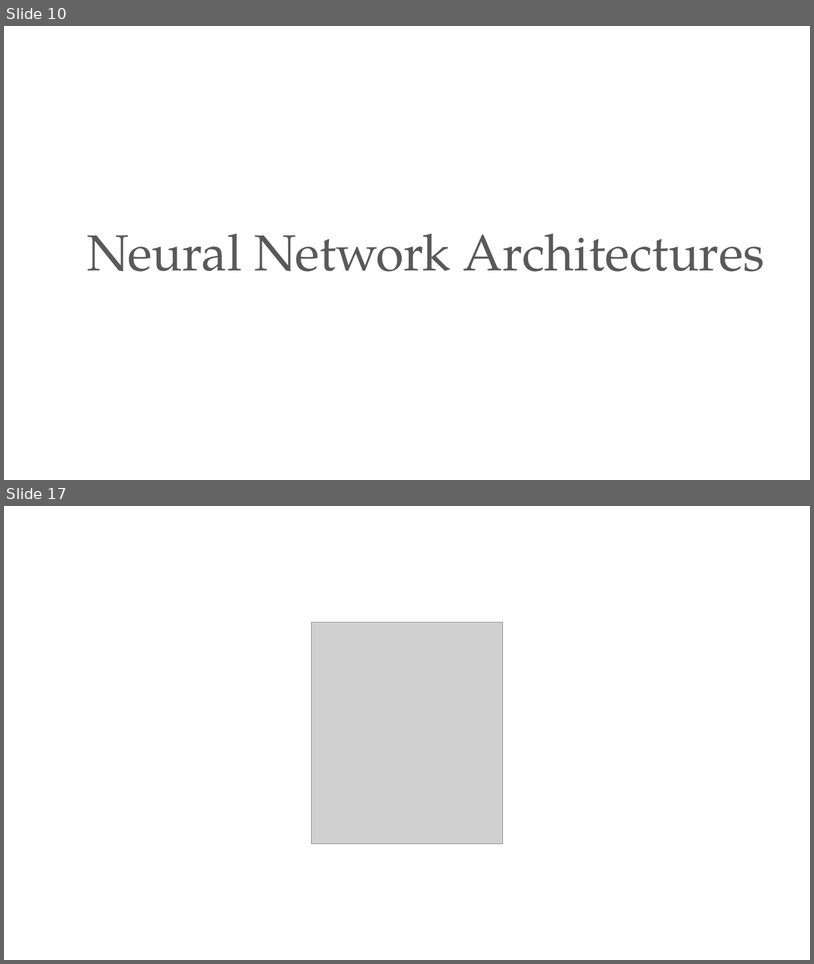
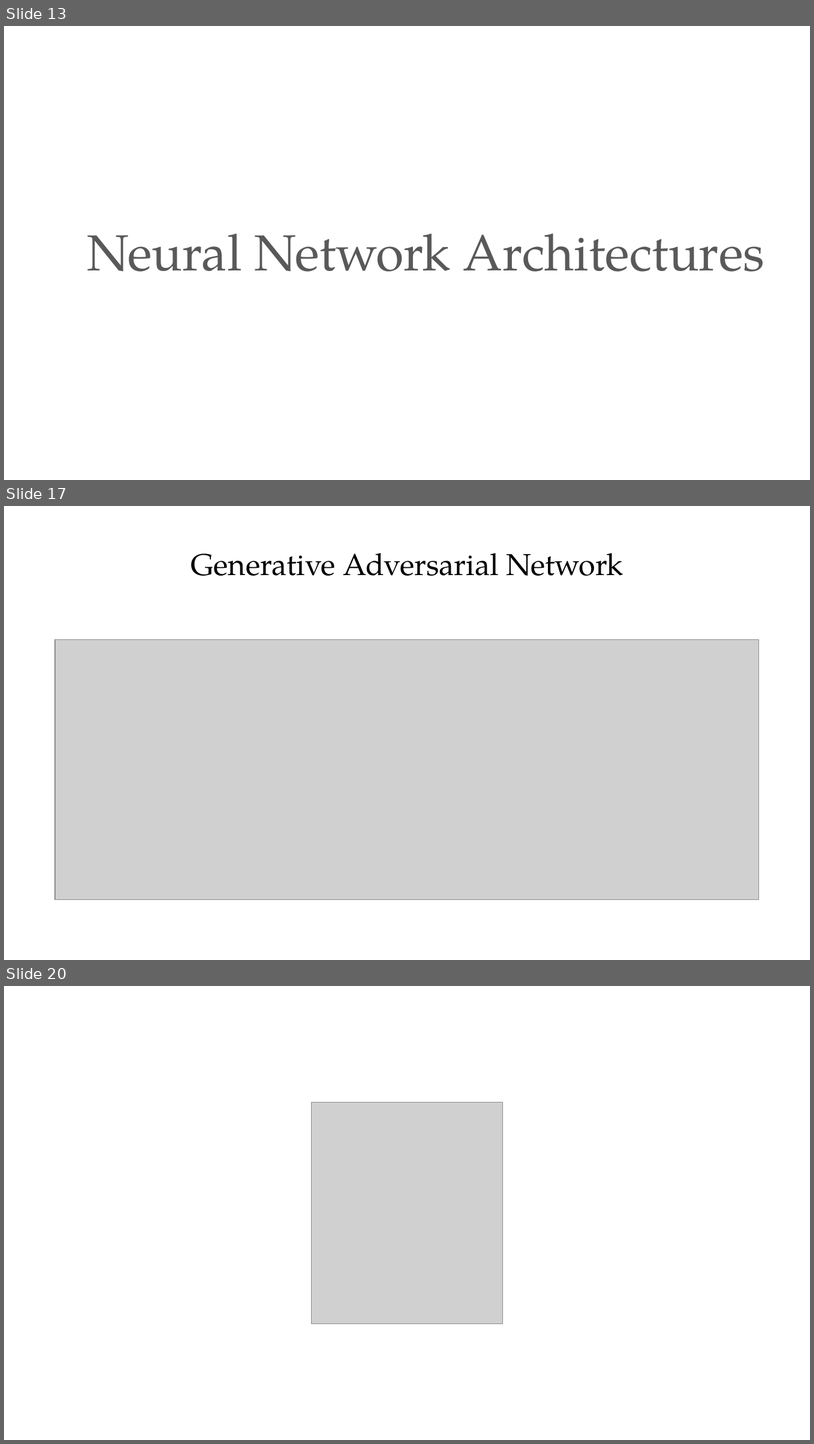
Before and after one commit to PracticumAI/deep_learning, a slide deck: presentations/01_deep_learn_intro.pptx. Shown one above the other, each under a label of ours: slides 10 and 17 before the commit, slides 13, 17 and 20 after it; the slides between them are not shown. The pictures are 814x964 and 814x1444 pixels, drawn with LibreOffice and Linux fonts; fonts in the diff are those of the drawing; grey boxes stand for pictures. Boxes give left, top, right and bottom in pixels: in the first picture for what was removed or moved away, otherwise in the second. Text is boxed around its words. In the diff, an @@ line names an element or a change of style, - is before the commit and + after.

```diff
--- a/presentations/01_deep_learn_intro.pptx
+++ b/presentations/01_deep_learn_intro.pptx
@@ slide 17 added at bbox=[4, 506, 810, 960], background #FFFFFF @@
@@ title added at bbox=[191, 553, 624, 576], 36 pt, text #000000 @@
+Generative Adversarial Network
@@ picture added at bbox=[55, 640, 759, 899] @@
@@ what was slide 10 is now slide 13 @@
@@ what was slide 17 is now slide 20 @@
```
Also in this commit, not shown: 4 slides changed, 7 other slides added, 5 slides removed.
